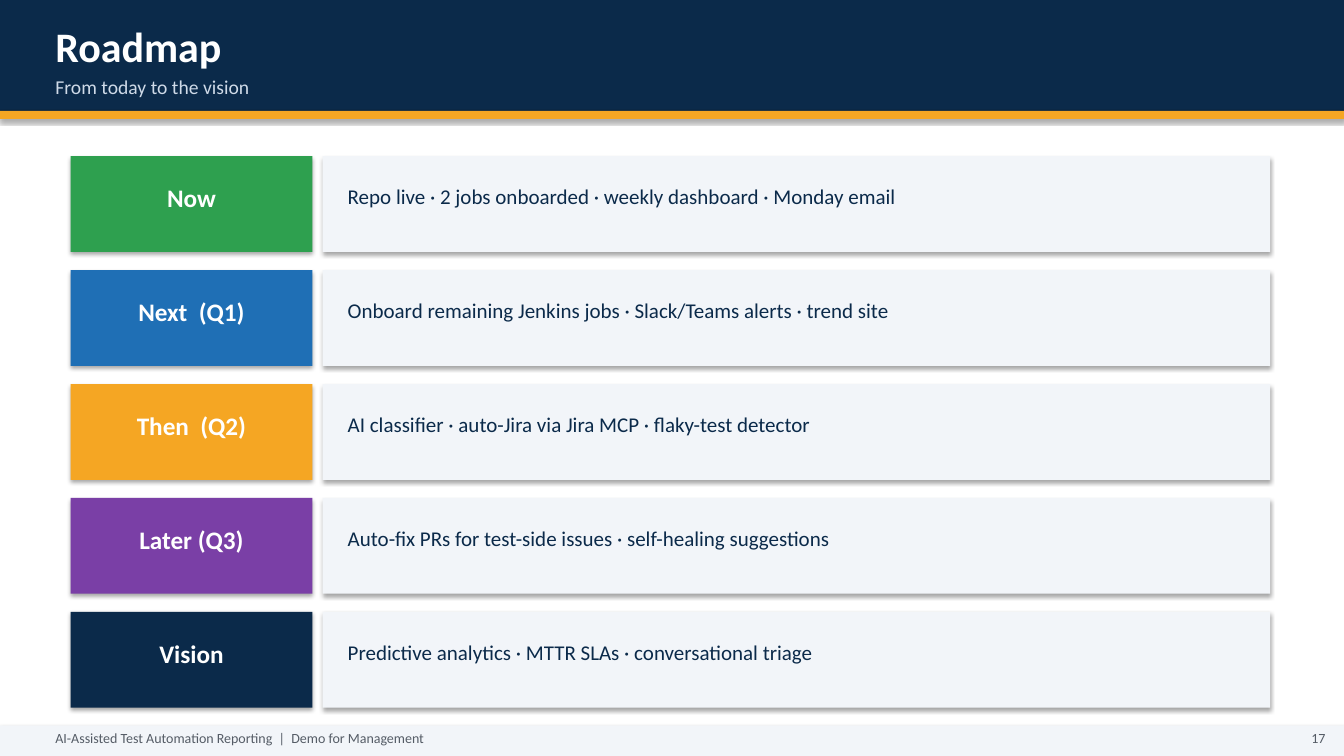
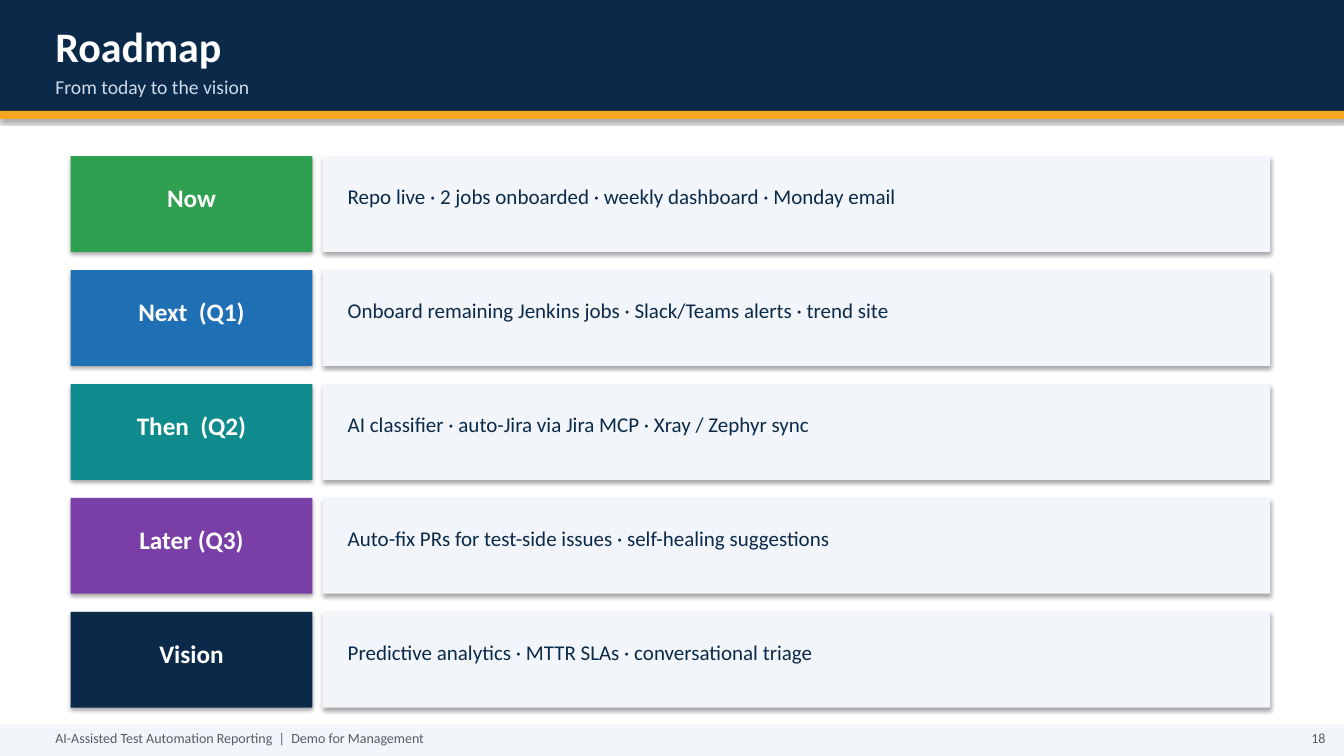
Before and after one commit to abidaliatex/test-automation-reporting, a slide deck: slide 18 of AI-Test-Automation-Reporting-Demo.pptx (slide 17 before the commit). Drawn at 1344x756 pixels with LibreOffice and Linux fonts; fonts in the diff are those of the drawing. Boxes give left, top, right and bottom in pixels: in the first picture for what was removed or moved away, otherwise in the second. Text is boxed around its words. In the diff, an @@ line names an element or a change of style, - is before the commit and + after.

```diff
--- a/AI-Test-Automation-Reporting-Demo.pptx
+++ b/AI-Test-Automation-Reporting-Demo.pptx
@@ rectangle at bbox=[71, 384, 313, 480]: fill #F5A623 to #0F8B8D @@
@@ text at bbox=[348, 417, 809, 436]: text changed @@
-AI classifier · auto-Jira via Jira MCP · flaky-test detector
+AI classifier · auto-Jira via Jira MCP · Xray / Zephyr sync
@@ text at bbox=[1311, 733, 1325, 743]: text changed @@
-17
+18
```
Also in this commit, not shown: 3 other slides changed, 1 slide added.
